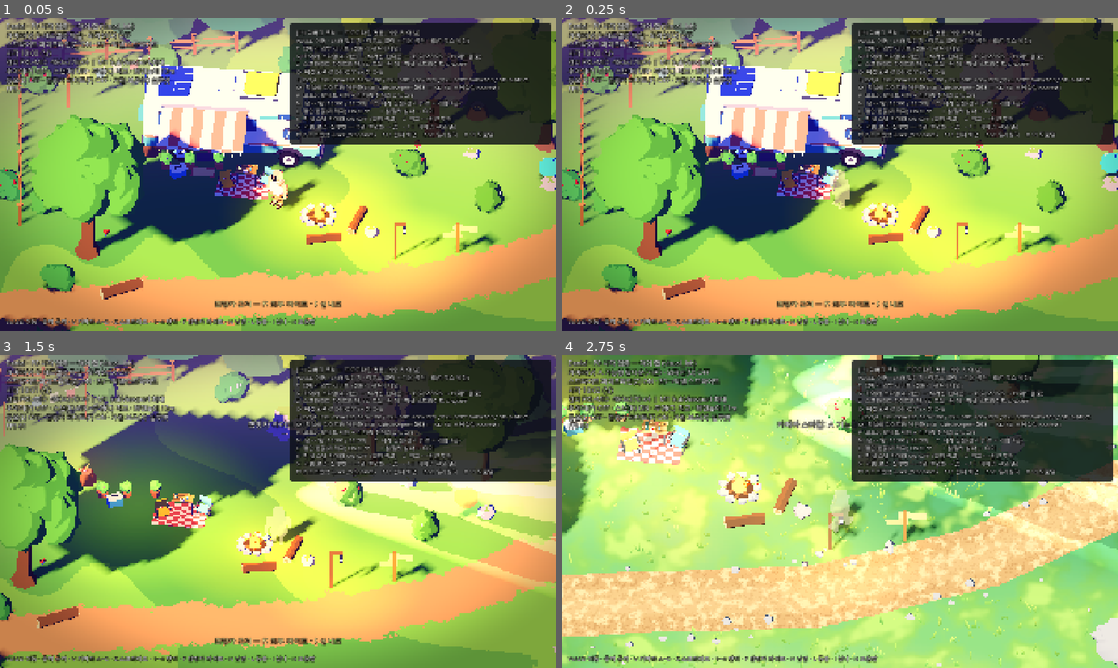
Above: before the commit, frames 1-4 (two rows, left to right).
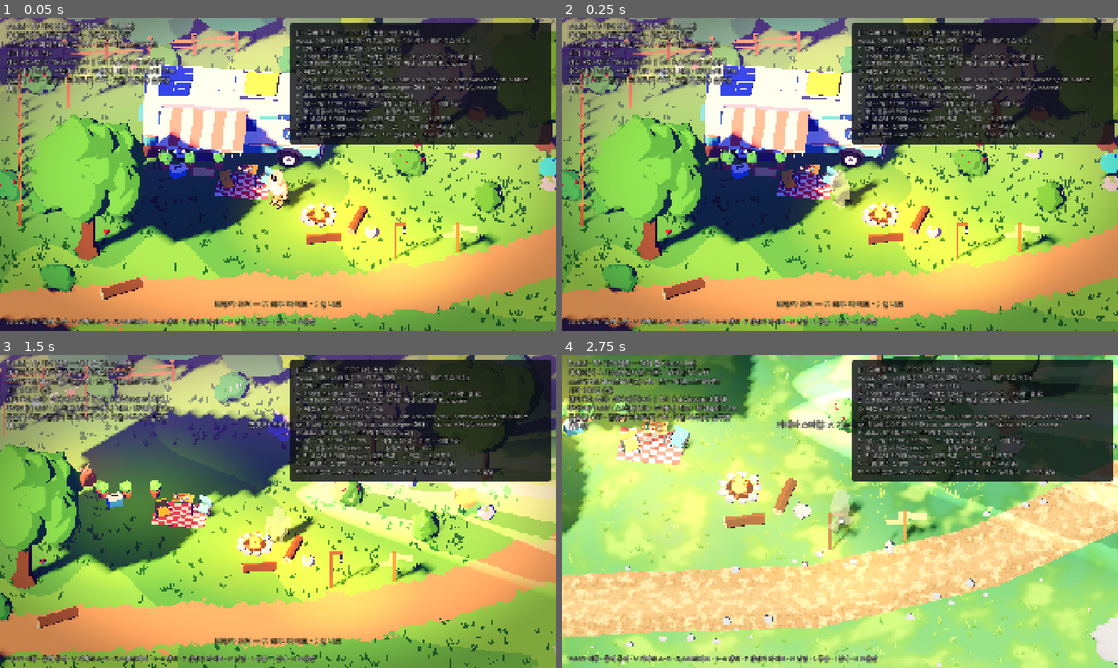
Above: after the commit, the same moments.

Repository: HomilBBANG/rg_Hilling_RPG
Game: Godot game, scene res://scenes/bootstrap.tscn
The game is run twice, just before and just after one commit, with the same random seed, the same clock (stepped at 60 frames per second) and the same inputs.
Inputs (mouse positions are in pixels of both pictures, inside the frame that each line leads up to):
- Up to frame 1 (0.05 s): no input
- Up to frame 2 (0.25 s): no input
- Up to frame 3 (1.5 s): move the mouse to (400, 495) at 0.52 s; hold D (move_right) 0.53-1.28 s; click (400, 495) at 0.6 s; move the mouse to (166, 527) at 1.27 s; hold S (move_down) from 1.28 s (still down); tap F (camper_lights) at 1.35 s
- Up to frame 4 (2.75 s): move the mouse to (895, 442) at 2.02 s; release S (move_down) at 2.03 s; hold D (move_right) from 2.03 s (still down); tap V (cycle_camera_style) at 2.1 s

The runs differ from the first frame. In frame 1, 2.1% of the frame differs, in the area x 0-100%, y 0-100%; in frame 2, 2.1%; in frame 3, 2.4%; in frame 4, nothing differs.

Commit message:
Bring grass back as static thin dark line strokes
In the flat look grass tufts are drawn in a single dark green line colour
with no wind sway (moving 1-texel blades flickered). Pebbles, flowers and
motes stay hidden.

Co-Authored-By: Claude Opus 5.5 <noreply@anthropic.com>
Claude-Session: https://claude.ai/code/session_01K53dp3QXZsLd6yNF78ES5J

Diff:
--- a/scripts/world/ground_cover.gd
+++ b/scripts/world/ground_cover.gd
@@ -109,7 +109,6 @@
 	StylizedMaterials.register(grass_mat)
 	var g := _multimesh(_tuft_mesh(), tuft_t, tuft_c, grass_mat, false)
 	g.name = "GrassTufts"
-	g.add_to_group("ground_detail")
 	parent.add_child(g)
 	var f := _multimesh(_flower_mesh(), flower_t, flower_c, flower_mat, false)
 	f.name = "Flowers"
--- a/shaders/grass_blades.gdshader
+++ b/shaders/grass_blades.gdshader
@@ -10,14 +10,17 @@
 uniform float wind_strength = 0.05;
 uniform bool is_flower = false;
 uniform float detail = 1.0;
+// Flat look: tufts are drawn as thin dark line strokes only (no tint, no wind).
+uniform vec3 line_color : source_color = vec3(0.17, 0.33, 0.17);
 
 varying float tint;
 
 void vertex() {
 	vec3 world = (MODEL_MATRIX * vec4(0.0, 0.0, 0.0, 1.0)).xyz;
 	float sway = sin(TIME * 1.7 + world.x * 0.45 + world.z * 0.32) + 0.4 * sin(TIME * 2.9 + world.z);
-	VERTEX.x += sway * wind_strength * UV.y;
-	VERTEX.z += sway * wind_strength * 0.5 * UV.y;
+	// No sway in the flat look: moving 1-texel blades flicker once pixelated.
+	VERTEX.x += sway * wind_strength * UV.y * detail;
+	VERTEX.z += sway * wind_strength * 0.5 * UV.y * detail;
 	NORMAL = vec3(0.0, 1.0, 0.0);
 	tint = UV.y;
 }
@@ -32,7 +35,7 @@
 	} else {
 		col = mix(root_color, tip_color, smoothstep(0.0, 1.0, tint)) * COLOR.rgb;
 		if (detail < 0.5) {
-			col = mix(root_color, tip_color, step(0.6, tint));  // two flat bands
+			col = line_color;
 		}
 	}
 	ALBEDO = col;
Binary file changed: captures/hd_1080p/hd_day_outline_off.png
Binary file changed: captures/hd_1080p/hd_day_outline_on.png
Binary file changed: captures/hd_1080p/hd_night_outline_off.png
Binary file changed: captures/hd_1080p/hd_night_outline_on.png
Not shown, changed: notes/VISUAL_DIRECTION.md
